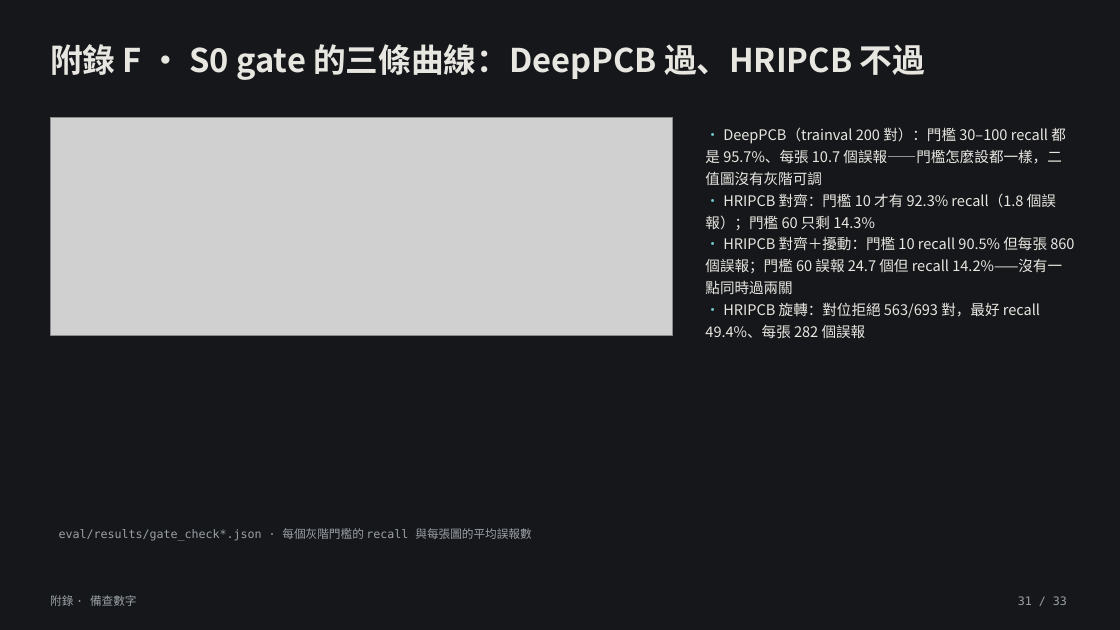
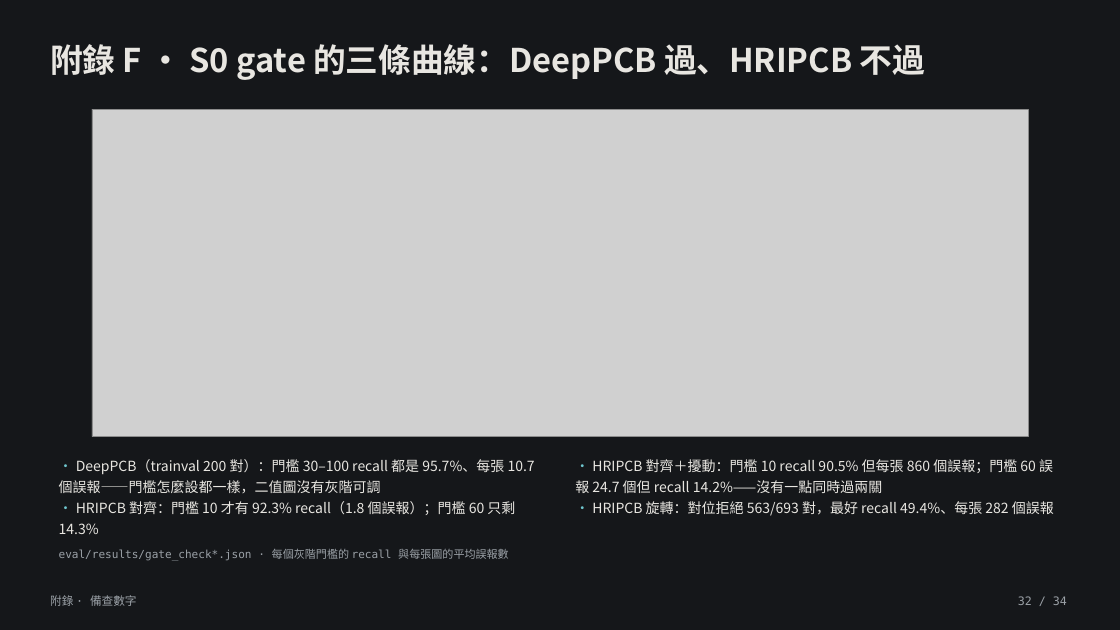
Before and after one commit to lin891020/aoi-agent, a slide deck: slide 32 of docs/deck/aoi-agent-journey.zh-TW.pptx (slide 31 before the commit). Drawn at 1120x630 pixels with LibreOffice and Linux fonts; fonts in the diff are those of the drawing; grey boxes stand for pictures. Boxes give left, top, right and bottom in pixels: in the first picture for what was removed or moved away, otherwise in the second. Text is boxed around its words. In the diff, an @@ line names an element or a change of style, - is before the commit and + after.

```diff
--- a/docs/deck/aoi-agent-journey.zh-TW.pptx
+++ b/docs/deck/aoi-agent-journey.zh-TW.pptx
@@ picture: place and size @@
-picture at box(50, 118, 672, 335)
+picture at box(92, 109, 1028, 437)
@@ text at box(705, 127, 1066, 230): paragraphs removed @@
-• DeepPCB（trainval 200 對）：門檻 30–100 recall 都是 95.7%、每張 10.7 個誤報——門檻怎麼設都一樣，二值圖沒有灰階可調
-• HRIPCB 對齊：門檻 10 才有 92.3% recall（1.8 個誤報）；門檻 60 只剩 14.3%
@@ text added at box(59, 459, 535, 534), 12 pt, text #E8E6E1 @@
+• DeepPCB（trainval 200 對）：門檻 30–100 recall 都是 95.7%、每張 10.7 個誤報——門檻怎麼設都一樣，二值圖沒有灰階可調
+• HRIPCB 對齊：門檻 10 才有 92.3% recall（1.8 個誤報）；門檻 60 只剩 14.3%
@@ text "• HRIPCB 對齊＋擾動：門檻 10 recall ...": place and size @@
-text "• HRIPCB 對齊＋擾動：門檻 10 recall ..." at box(705, 127, 1074, 338)
+text "• HRIPCB 對齊＋擾動：門檻 10 recall ..." at box(575, 459, 1054, 516)
@@ text "• HRIPCB 對齊＋擾動：門檻 10 recall ..." at box(575, 459, 1054, 516): size 12.5 to 12 pt @@
@@ text "eval/results/gate_check*.json · 每個灰階門檻的 recall 與每張圖的平均誤報數": place and size @@
-text "eval/results/gate_check*.json · 每個灰階門檻的 recall 與每張圖的平均誤報數" at box(59, 528, 531, 541)
+text "eval/results/gate_check*.json · 每個灰階門檻的 recall 與每張圖的平均誤報數" at box(59, 549, 509, 561)
@@ text "eval/results/gate_check*.json · 每個灰階門檻的 recall 與每張圖的平均誤報數" at box(59, 549, 509, 561): size 10 to 9.5 pt @@
@@ text at box(1018, 596, 1067, 605): text changed @@
-31 / 33
+32 / 34
```
Also in this commit, not shown: 31 other slides changed, 2 slides added, 1 slide removed, 8 other files.
